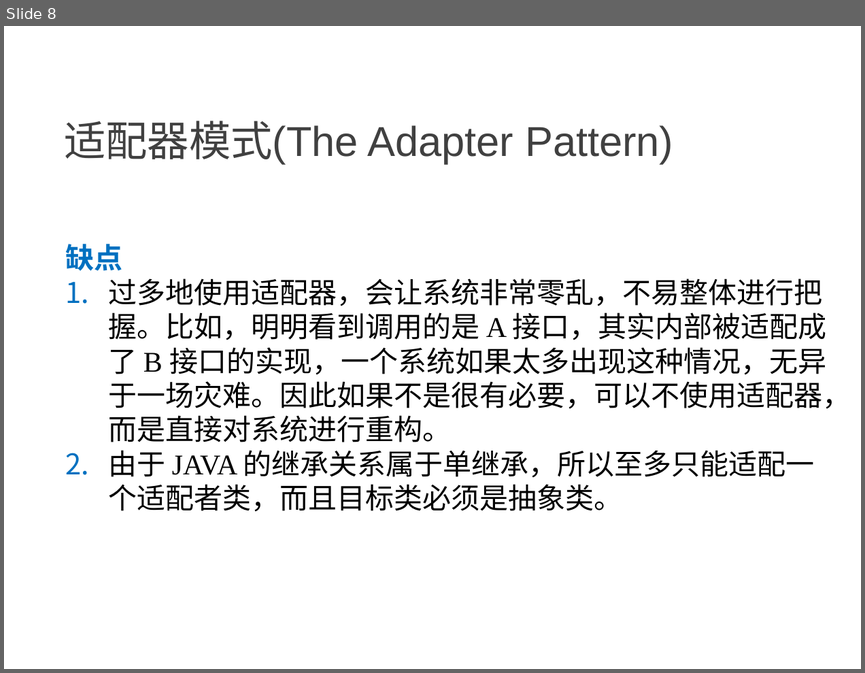
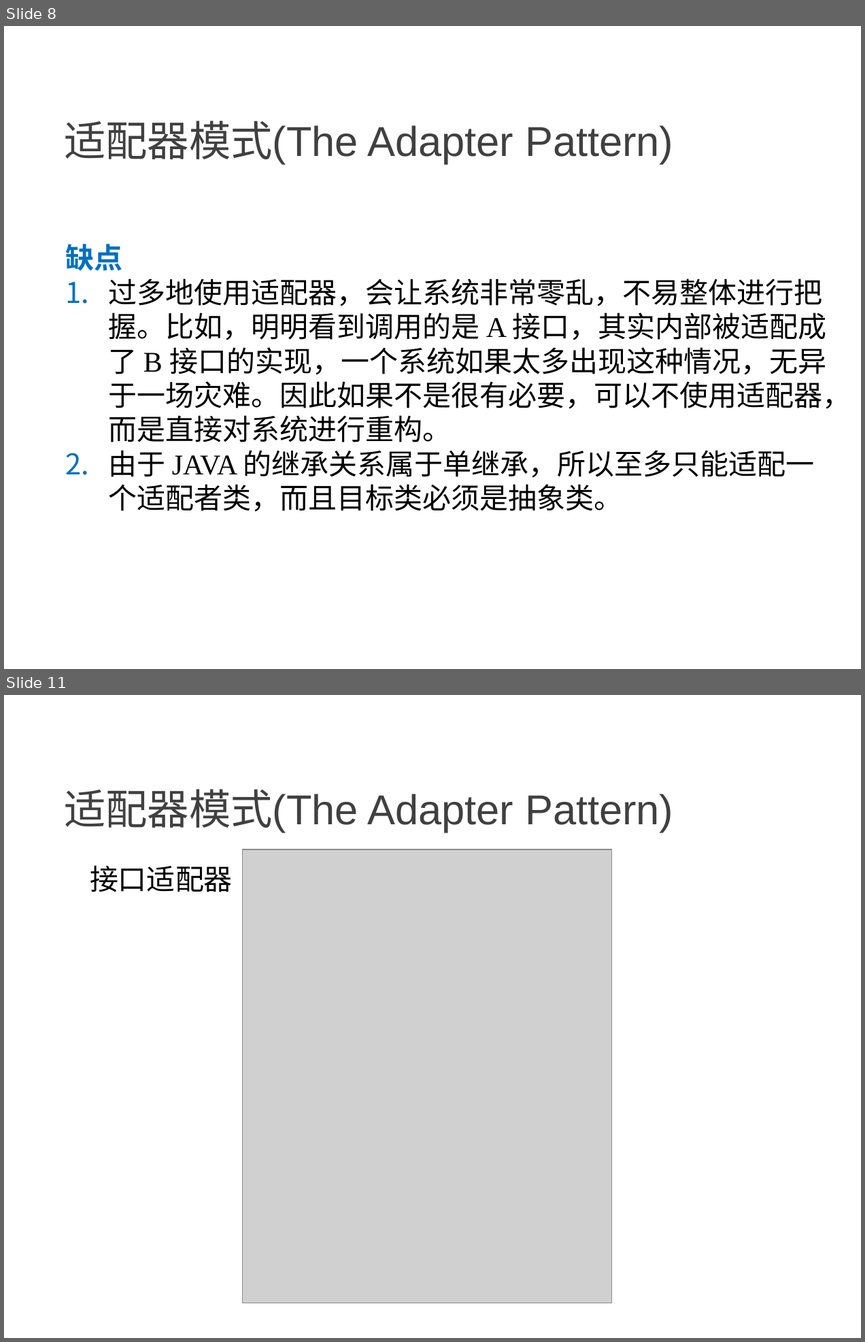
Before and after one commit to NewGr8Player/My-PPT, a slide deck: Design pattern/3.设计模式-结构型模式.pptx. Shown one above the other, each under a label of ours: slide 8 before the commit, slides 8 and 11 after it; the slides between them are not shown. The pictures are 865x673 and 865x1342 pixels, drawn with LibreOffice and Linux fonts; fonts in the diff are those of the drawing; grey boxes stand for pictures. Boxes give left, top, right and bottom in pixels: in the first picture for what was removed or moved away, otherwise in the second. Text is boxed around its words. In the diff, an @@ line names an element or a change of style, - is before the commit and + after.

```diff
--- a/Design pattern/3.设计模式-结构型模式.pptx
+++ b/Design pattern/3.设计模式-结构型模式.pptx
@@ slide 11 added at (x1=4, y1=695, x2=861, y2=1338), background #FFFFFF @@
@@ text added at (x1=64, y1=789, x2=673, y2=833), 35.1 pt, text #404040 @@
+适配器模式(The Adapter Pattern)
@@ picture added at (x1=242, y1=849, x2=611, y2=1302) @@
@@ text added at (x1=90, y1=865, x2=232, y2=892), 24 pt, text #000000 @@
+接口适配器
```
Also in this commit, not shown: 2 slides changed, 10 other slides added.
